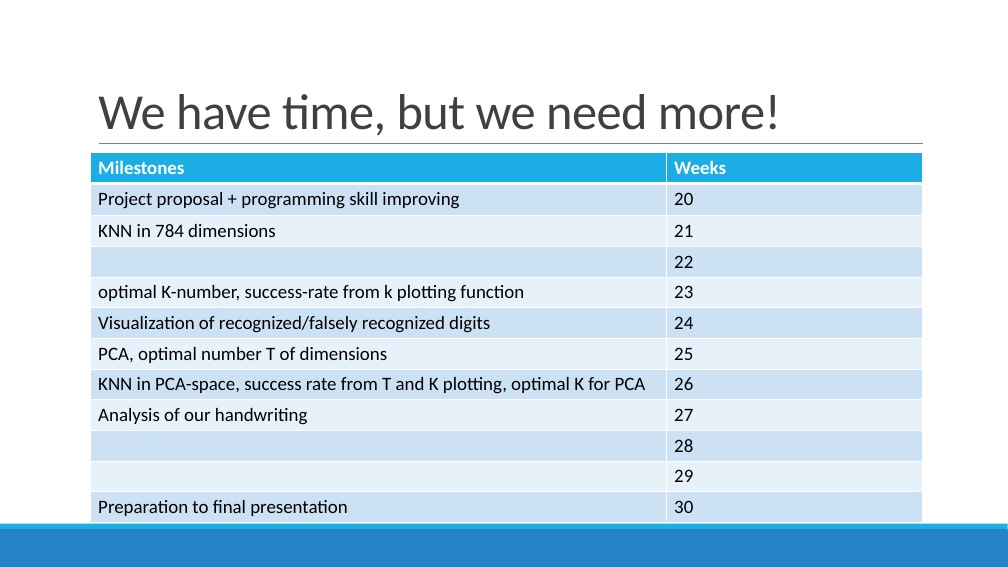
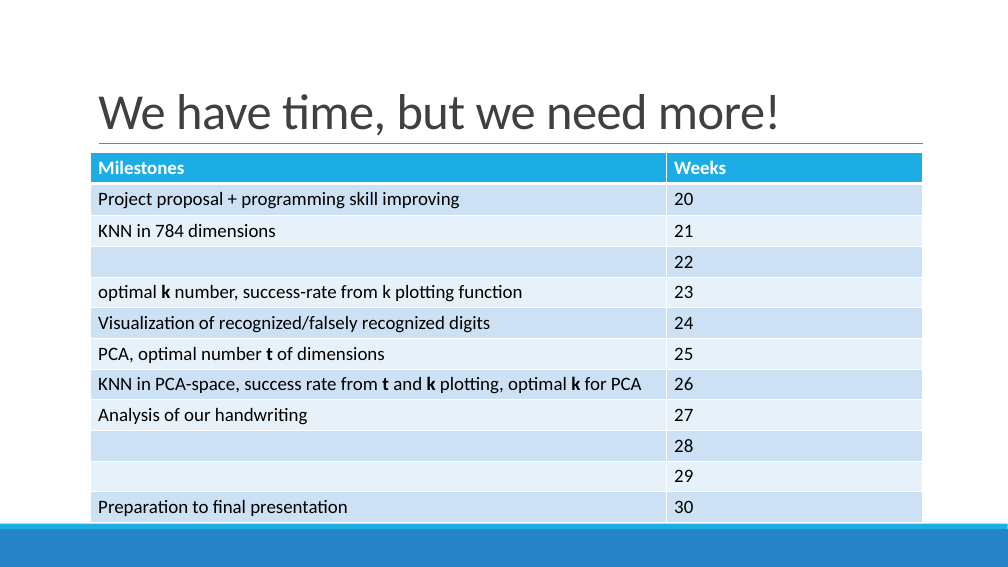
Before and after one commit to datascience-mobi/project-03-group-01, a slide deck: slide 9 of Vortrag1.pptx. Drawn at 1008x567 pixels with LibreOffice and Linux fonts; fonts in the diff are those of the drawing. Boxes give left, top, right and bottom in pixels: in the first picture for what was removed or moved away, otherwise in the second. Text is boxed around its words. In the diff, an @@ line names an element or a change of style, - is before the commit and + after.

```diff
--- a/Vortrag1.pptx
+++ b/Vortrag1.pptx
@@ table at <box>91,153,923,523</box> @@
-row 5, column 1: optimal K-number, success-rate from k plotting function
+row 5, column 1: optimal k number, success-rate from k plotting function
-row 7, column 1: PCA, optimal number T of dimensions
+row 7, column 1: PCA, optimal number t of dimensions
-row 8, column 1: KNN in PCA-space, success rate from T and K plotting, optimal K for PCA
+row 8, column 1: KNN in PCA-space, success rate from t and k plotting, optimal k for PCA
```
Also in this commit, not shown: 2 other slides changed.
